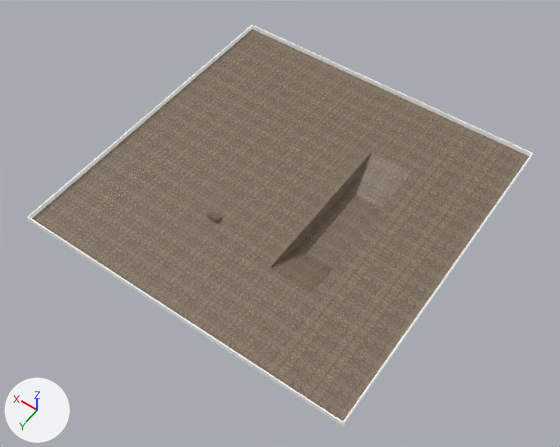
An edit to the glTF model models/arena1.glb, drawn before and after from the same camera.
Rendered twice from a 50 mm lens placed at (-239.0, 347.0, 491.0), pointed at (-7.0, 22.0, -20.0). Every picture has the same lights, and +X, +Y and +Z are marked at lower left. Where no turn or scale is listed for an object, it has been applied to the vertices.

Names of what the first picture shows: 'Cube', 'ground', 'wall1', 'wall2', 'wall3', 'wall4'.
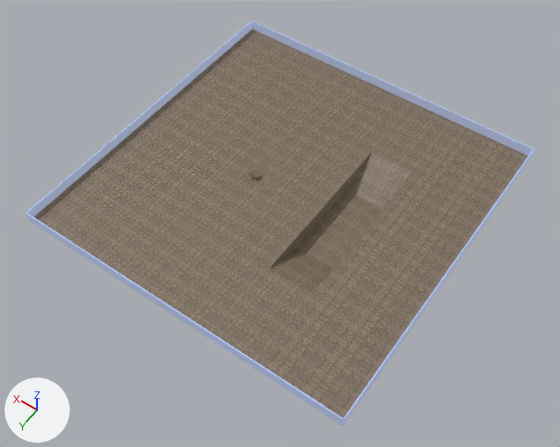
Scene script edits in JSON lines:
```json
{"op": "set", "path": "mat_wall.base_color", "old": "(0.8, 0.8, 0.8)", "new": "(0.242, 0.388, 0.8)", "note": "white #e7e7e7 -> blue #87a7e7"}
{"op": "set", "path": "ob_wall1.location", "old": "(0.0, -149.5, 2.5)", "new": "(0.0, -149.5, 5.0)"}
{"op": "set", "path": "ob_wall1.scale", "old": "(0.2, 60.0, 1.0)", "new": "(0.2, 60.0, 2.0)"}
{"op": "set", "path": "ob_wall2.location", "old": "(149.5, 0.0, 2.5)", "new": "(149.5, 0.0, 5.0)"}
{"op": "set", "path": "ob_wall2.scale", "old": "(0.2, 60.0, 1.0)", "new": "(0.2, 60.0, 2.0)"}
{"op": "set", "path": "ob_wall3.location", "old": "(-149.5, 0.0, 2.5)", "new": "(-149.5, 0.0, 5.0)"}
{"op": "set", "path": "ob_wall3.scale", "old": "(0.2, 60.0, 1.0)", "new": "(0.2, 60.0, 2.0)"}
{"op": "set", "path": "ob_wall4.location", "old": "(0.0, 149.5, 2.5)", "new": "(0.0, 149.5, 5.0)"}
{"op": "set", "path": "ob_wall4.scale", "old": "(0.2, 60.0, 1.0)", "new": "(0.2, 60.0, 2.0)"}
{"op": "set", "path": "ob_cube.location", "old": "(30.0, 60.0, 1.7)", "new": "(30.0, 4.7, 1.5)"}
```

What differs and where, as boxes (x1, y1, x2, y2) in the pictures (560 x 447 px):
```json
{"object": "wall1", "change": "recoloured, moved, rescaled", "before": [252, 25, 533, 156], "after": [252, 21, 533, 156], "on screen": "white to blue"}
{"object": "wall4", "change": "recoloured, moved, rescaled", "before": [27, 217, 344, 426], "after": [26, 213, 344, 426], "on screen": "white to blue"}
{"object": "wall2", "change": "recoloured, moved, rescaled", "before": [28, 25, 252, 219], "after": [26, 21, 252, 220], "on screen": "white to blue"}
{"object": "wall3", "change": "recoloured, moved, rescaled", "before": [342, 153, 533, 426], "after": [342, 149, 534, 426], "on screen": "white to blue"}
{"object": "Cube", "change": "moved", "before": [206, 211, 223, 221], "after": [248, 170, 263, 179]}
```
